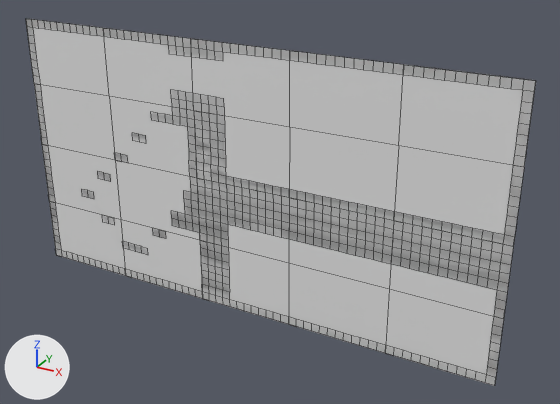
Two versions of the OBJ model src/Assets/Tiled2Unity/Meshes/three_rooms.obj, one commit apart.
Both versions are drawn from a 50 mm lens placed at (196.0, -1088.0, 277.0), pointed at (-415.0, 24.0, -279.0). Lighting does not change. The marker at lower left points along +X, +Y and +Z. Mesh edges are drawn as thin lines. Where no turn or scale is listed for an object, it has been applied to the vertices.

Names of what the first picture shows: 'three_rooms'.
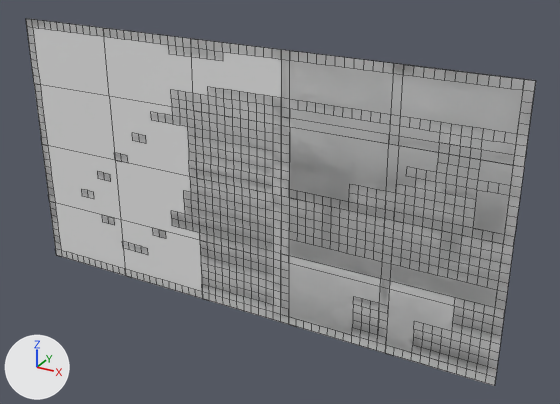
Changed parts and their boxes (x1, y1, x2, y2) in the pictures (560 x 404 px):
part 1 of me_three_rooms, added
    after: (208, 51, 523, 235)
part 2 of me_three_rooms, added
    after: (228, 190, 504, 374)

Diff of the bpy script that builds the scene:
```diff
--- a/src/Assets/Tiled2Unity/Meshes/three_rooms.obj.py
+++ b/src/Assets/Tiled2Unity/Meshes/three_rooms.obj.py
@@ me_three_rooms @@
 # used by ob_three_rooms; location = (0.0, 0.0, 0.0)
-me_three_rooms.from_pydata(...)  # 801 vertices, 546 faces; spans x -960.0..0.0, y 0.0, z -512.0..0.0
+me_three_rooms.from_pydata(...)  # 1146 vertices, 873 faces; spans x -960.0..0.0, y 0.0, z -512.0..0.0
+# me_three_rooms part 1: 200 vertices added at x -544.0..-32.0, y 0.0, z -224.0..-80.0
+# me_three_rooms part 2: 145 vertices added at x -496.0..-32.0, y 0.0, z -480.0..-352.0
```
